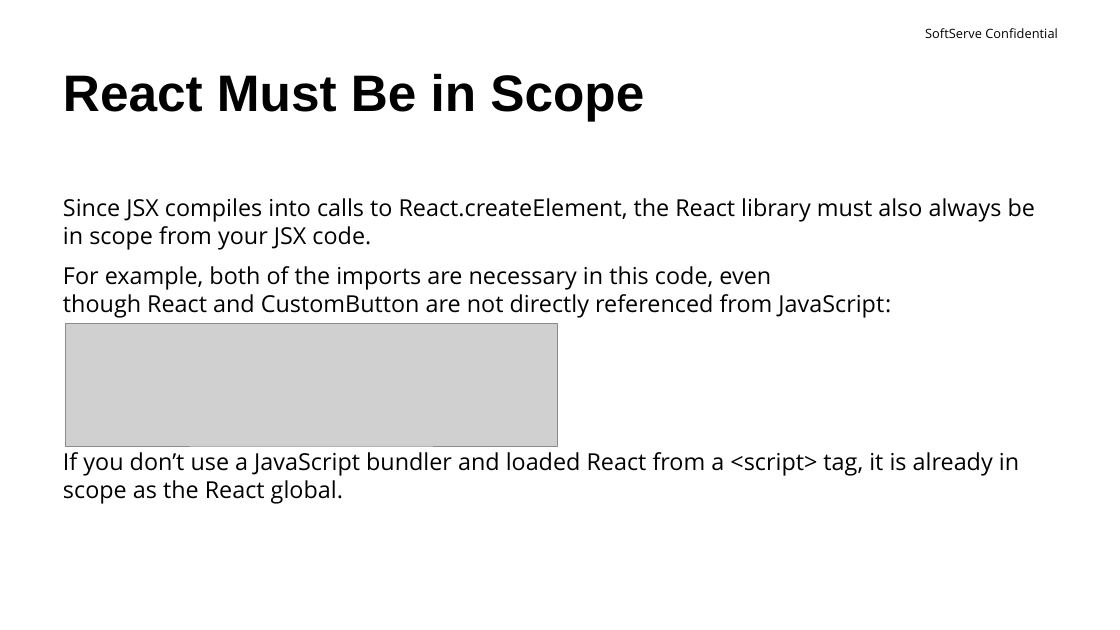
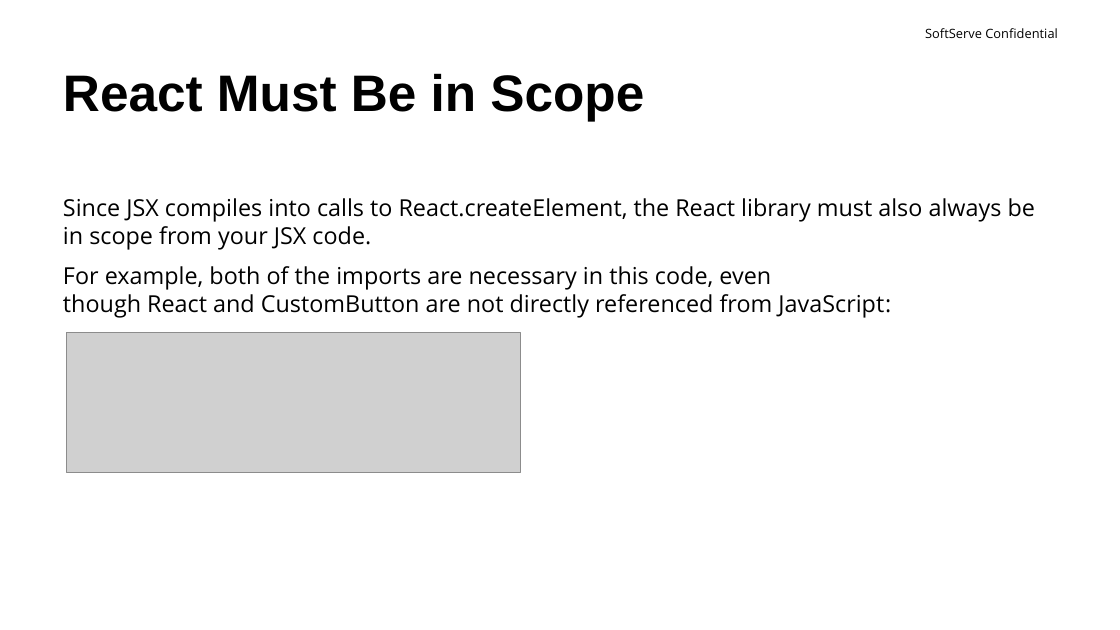
Before and after one commit to yuriimartynenko/softserve, a slide deck: slide 5 of presentation/Children types. Array as children. Function as children.pptx. Drawn at 1120x630 pixels with LibreOffice and Linux fonts; fonts in the diff are those of the drawing; grey boxes stand for pictures; background and template pictures are left out. Boxes give left, top, right and bottom in pixels: in the first picture for what was removed or moved away, otherwise in the second. Text is boxed around its words. In the diff, an @@ line names an element or a change of style, - is before the commit and + after.

```diff
--- a/presentation/Children types. Array as children. Function as children.pptx
+++ b/presentation/Children types. Array as children. Function as children.pptx
@@ picture: place and size @@
-picture at (66, 323, 557, 446)
+picture at (66, 332, 520, 472)
@@ text at (63, 452, 1019, 504): paragraph removed @@
-If you don’t use a JavaScript bundler and loaded React from a <script> tag, it is already in scope as the React global.
```
Also in this commit, not shown: 17 other slides changed.
